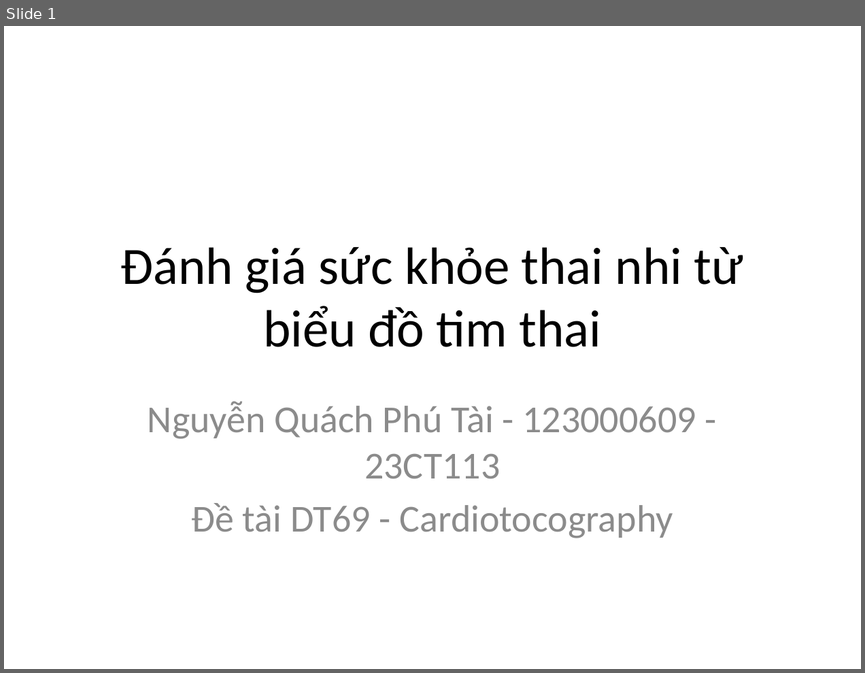
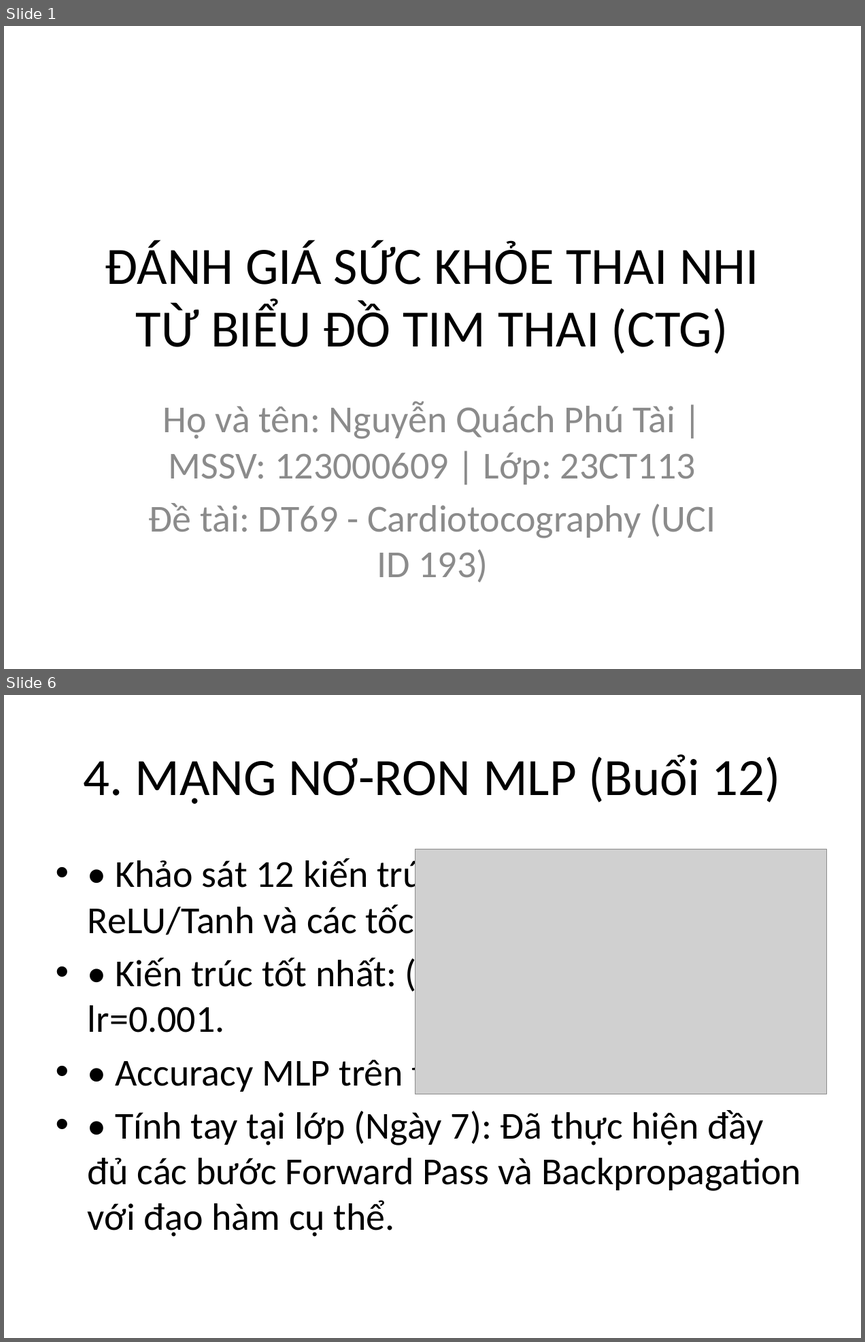
Before and after one commit to Escanor292/caimo, a slide deck: DT69_123000609_SlideThuyetTrinh.pptx. Shown one above the other, each under a label of ours: slide 1 before the commit, slides 1 and 6 after it; the slides between them are not shown. The pictures are 865x673 and 865x1342 pixels, drawn with LibreOffice and Linux fonts; fonts in the diff are those of the drawing; grey boxes stand for pictures. Boxes give left, top, right and bottom in pixels: in the first picture for what was removed or moved away, otherwise in the second. Text is boxed around its words. In the diff, an @@ line names an element or a change of style, - is before the commit and + after.

```diff
--- a/DT69_123000609_SlideThuyetTrinh.pptx
+++ b/DT69_123000609_SlideThuyetTrinh.pptx
@@ slide 6 added at [4, 695, 861, 1338], background #FFFFFF @@
@@ title added at [83, 754, 780, 804], 44 pt, text #000000 @@
+4. MẠNG NƠ-RON MLP (Buổi 12)
@@ text added at [88, 855, 801, 1236], 32 pt, text #000000 @@
+• • Khảo sát 12 kiến trúc: 1, 2, 3 tầng ẩn với ReLU/Tanh và các tốc độ học.
+• • Kiến trúc tốt nhất: (128, 64, 32), relu, lr=0.001.
+• • Accuracy MLP trên tập Test: 0.9399.
+• • Tính tay tại lớp (Ngày 7): Đã thực hiện đầy đủ các bước Forward Pass và Backpropagation với đạo hàm cụ thể.
@@ picture added at [415, 849, 827, 1093] @@
@@ slide 1 changed as well @@
@@ title at [105, 240, 759, 354]: text changed @@
-Đánh giá sức khỏe thai nhi từ biểu đồ tim thai
+ĐÁNH GIÁ SỨC KHỎE THAI NHI TỪ BIỂU ĐỒ TIM THAI (CTG)
@@ subtitle at [149, 401, 715, 582]: text changed @@
-Nguyễn Quách Phú Tài - 123000609 - 23CT113
-Đề tài DT69 - Cardiotocography
+Họ và tên: Nguyễn Quách Phú Tài | MSSV: 123000609 | Lớp: 23CT113
+Đề tài: DT69 - Cardiotocography (UCI ID 193)
```
Also in this commit, not shown: 5 other slides changed, 3 other slides added, 6 slides removed, 8 other files.
